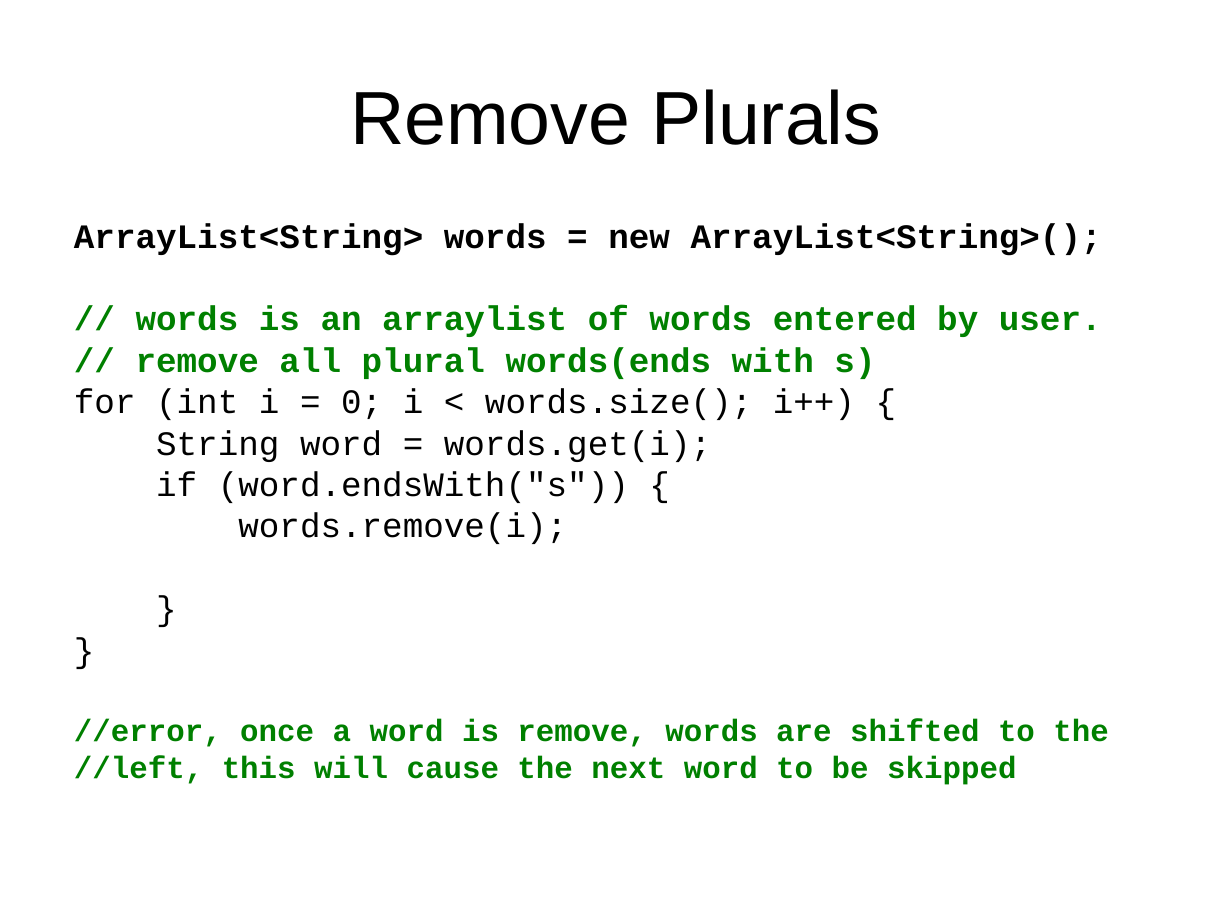
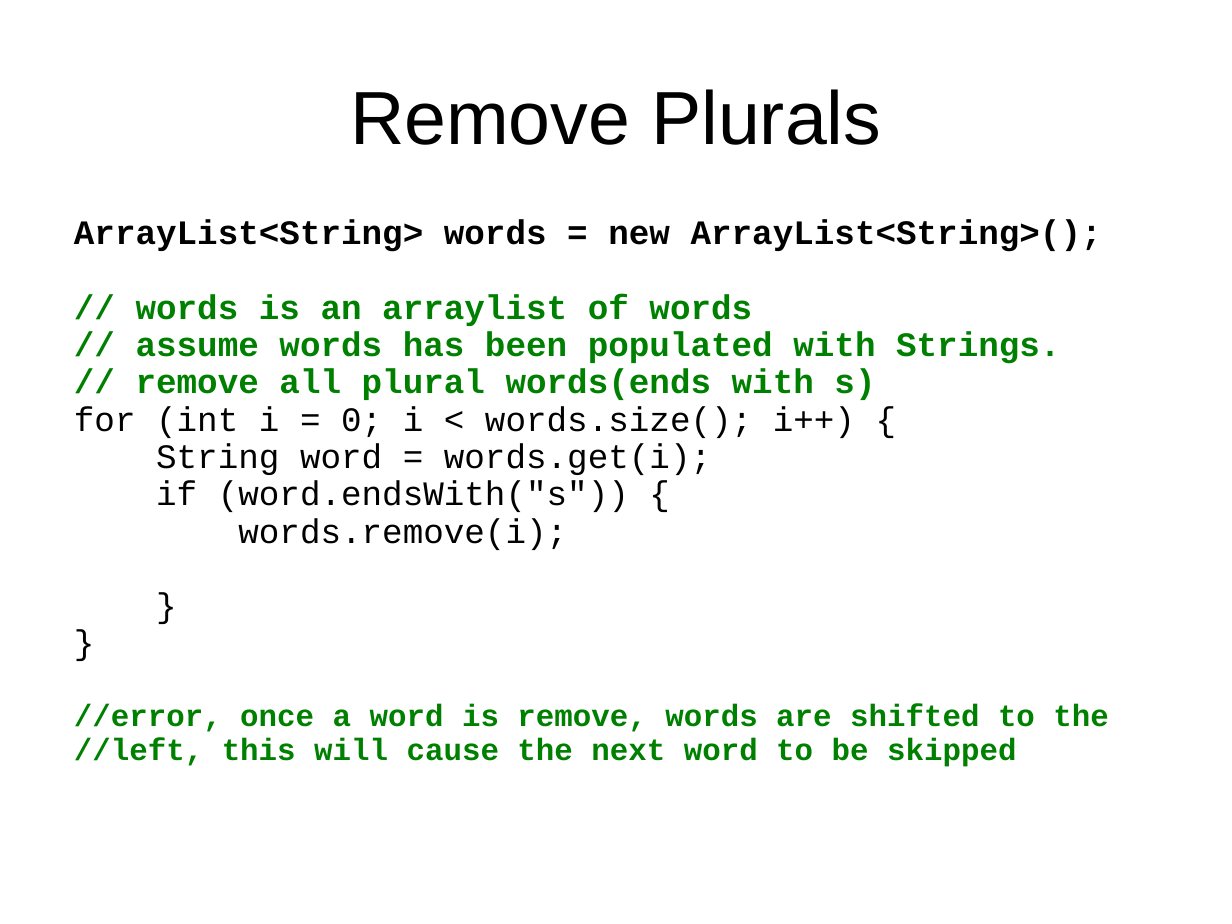
Before and after one commit to LongBaoNguyen/longbaonguyen.github.io, a slide deck: slide 15 of courses/apcsp/lecture13.ppt (slide 10 before the commit). Drawn at 1232x924 pixels with LibreOffice and Linux fonts; fonts in the diff are those of the drawing; background and template pictures are left out. Boxes give left, top, right and bottom in pixels: in the first picture for what was removed or moved away, otherwise in the second. Text is boxed around its words. In the diff, an @@ line names an element or a change of style, - is before the commit and + after.

Commit message:
arraylist

```diff
--- a/courses/apcsp/lecture13.ppt
+++ b/courses/apcsp/lecture13.ppt
@@ text at (x1=74, y1=219, x2=1108, y2=767): line spacing 0.8 to 0.7 @@
@@ text at (x1=136, y1=294, x2=1060, y2=364): text changed @@
-// words is an arraylist of words entered by user.
+// words is an arraylist of words
+// assume words has been populated with Strings.
```
Also in this commit, not shown: 13 other slides changed, 1 slide added, 2 slides removed, 6 other files.
